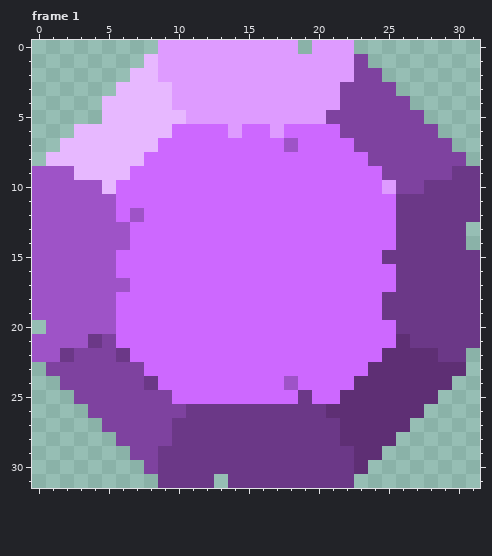
Two states of a pixel-art file, resource_original/art/step_clickclick/step_clickclick_block.aseprite. The first picture shows the starting point.
32x32 pixels, 3 frames. Colours within 5 levels of each other are drawn and written as one. Shown: frame 1.
The result:
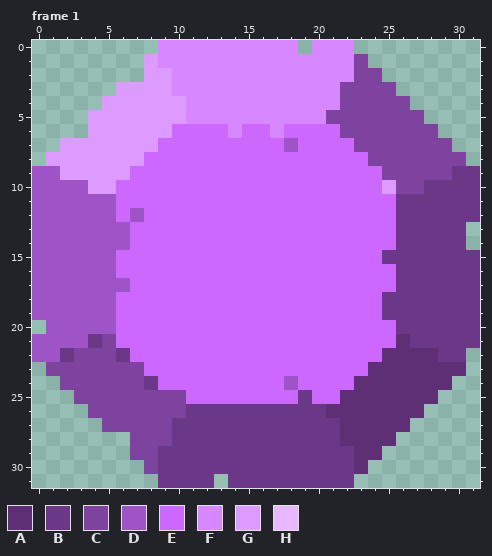
Palette (. is transparent): A #5e2f74  B #6b3887  C #7e429f  D #9e53c7  E #cd68ff  F #d787ff  G #de9bff  H #e7b8ff
From old to new:
--- frame 1, layer "body"
@@ x 0..31 @@
- 0 .........GGGGGGGGGG.GGG.........
- 1 ........HGGGGGGGGGGGGGGC........
- 2 .......HHGGGGGGGGGGGGGGCC.......
- 3 ......HHHHGGGGGGGGGGGGCCCC......
- 4 .....HHHHHGGGGGGGGGGGGCCCCC.....
- 5 .....HHHHHHGGGGGGGGGGCCCCCCC....
- 6 ...HHHHHHHEEEEGEEGEEEECCCCCCC...
- 7 ..HHHHHHHEEEEEEEEEDEEEECCCCCCC..
- 8 .HHHHHHHEEEEEEEEEEEEEEEECCCCCCC.
- 9 DDDHHHHEEEEEEEEEEEEEEEEEECCCCCBB
-10 DDDDDHEEEEEEEEEEEEEEEEEEEGCCBBBB
+ 0 .........FFFFFFFFFF.FFF.........
+ 1 ........GFFFFFFFFFFFFFFC........
+ 2 ........GGFFFFFFFFFFFFFCC.......
+ 3 ......GGGGFFFFFFFFFFFFCCCC......
+ 4 .....GGGGGGFFFFFFFFFFFCCCCC.....
+ 5 ....GGGGGGGFFFFFFFFFFCCCCCCC....
+ 6 ....GGGGGGEEEEFEEFEEEECCCCCCC...
+ 7 ..GGGGGGGEEEEEEEEEDEEEECCCCCCC..
+ 8 .GGGGGGGEEEEEEEEEEEEEEEECCCCCCC.
+ 9 DDGGGGGEEEEEEEEEEEEEEEEEECCCCCBB
+10 DDDDGGEEEEEEEEEEEEEEEEEEEGCCBBBB
 11 DDDDDDEEEEEEEEEEEEEEEEEEEEBBBBBB
@@ x 4..12 @@
 24 CCCCBEEEE
-25 CCCCCCEEE
+25 CCCCCCCEE
 26 CCCCCCCBB
 27 .CCCCCBBB
-28 ..CCCCBBB
+28 ...CCCBBB
 29 ...CCBBBB
